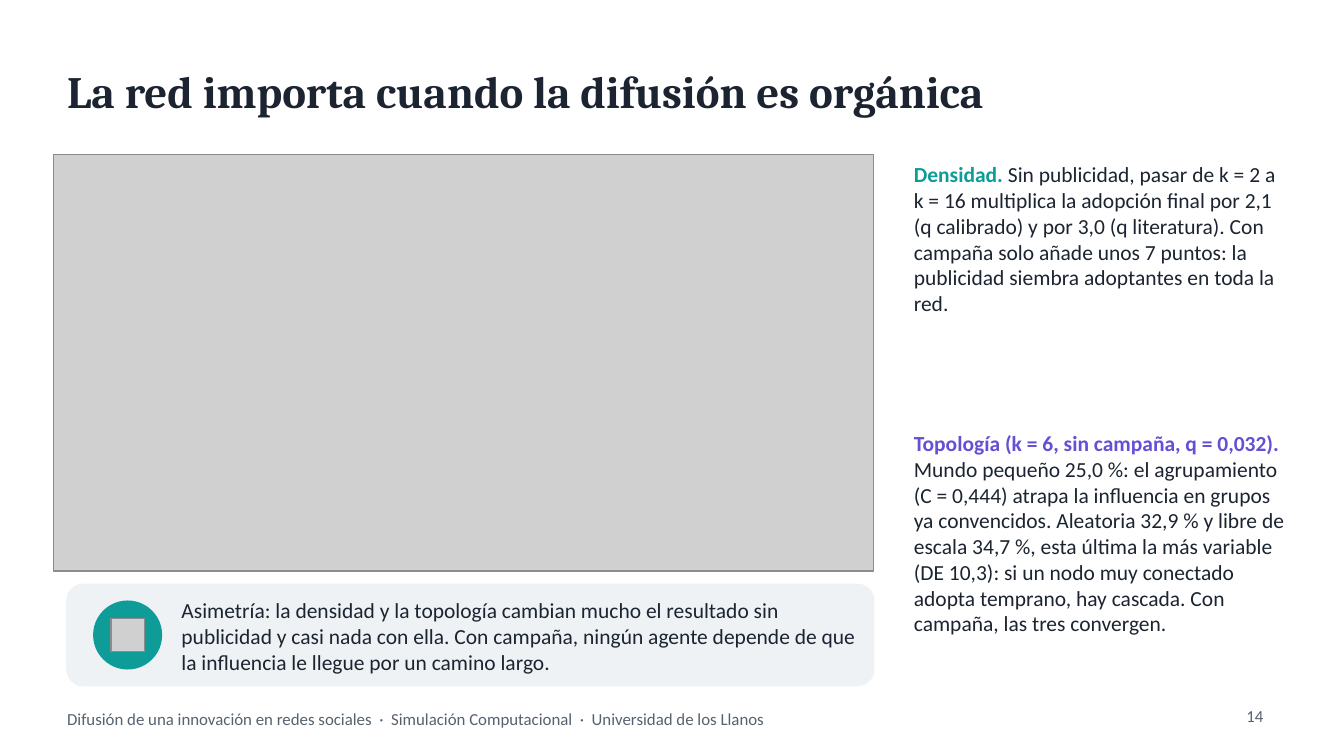
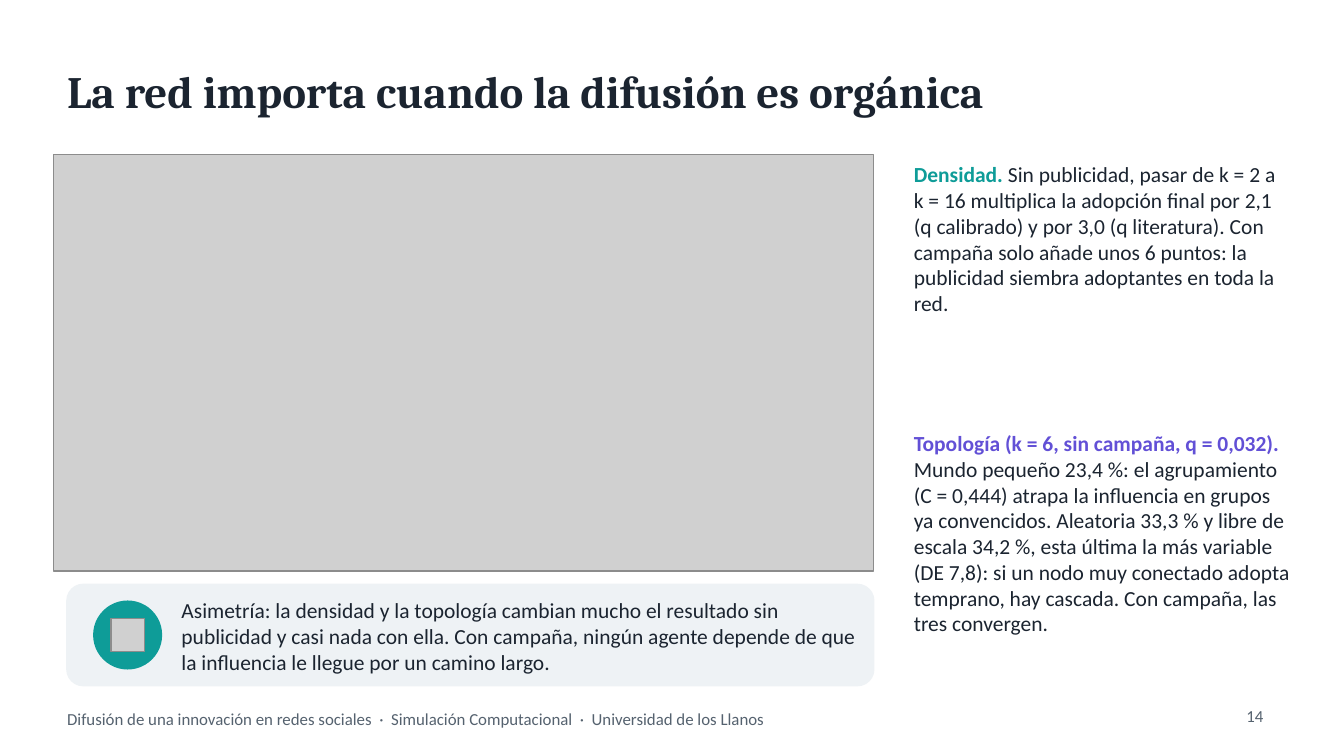
Before and after one commit to Duv4nF/Proyecto-Simulacion, a slide deck: slide 14 of Proyecto Simulación/presentacion/presentacion.pptx. Drawn at 1344x756 pixels with LibreOffice and Linux fonts; fonts in the diff are those of the drawing; grey boxes stand for pictures. Boxes give left, top, right and bottom in pixels: in the first picture for what was removed or moved away, otherwise in the second. Text is boxed around its words. In the diff, an @@ line names an element or a change of style, - is before the commit and + after.

```diff
--- a/Proyecto Simulación/presentacion/presentacion.pptx
+++ b/Proyecto Simulación/presentacion/presentacion.pptx
@@ text at box(914, 167, 1275, 311): text changed @@
-Densidad. Sin publicidad, pasar de k = 2 a k = 16 multiplica la adopción final por 2,1 (q calibrado) y por 3,0 (q literatura). Con campaña solo añade unos 7 puntos: la publicidad siembra adoptantes en toda la red.
+Densidad. Sin publicidad, pasar de k = 2 a k = 16 multiplica la adopción final por 2,1 (q calibrado) y por 3,0 (q literatura). Con campaña solo añade unos 6 puntos: la publicidad siembra adoptantes en toda la red.
@@ text at box(914, 435, 1289, 635): text changed @@
-Topología (k = 6, sin campaña, q = 0,032). Mundo pequeño 25,0 %: el agrupamiento (C = 0,444) atrapa la influencia en grupos ya convencidos. Aleatoria 32,9 % y libre de escala 34,7 %, esta última la más variable (DE 10,3): si un nodo muy conectado adopta temprano, hay cascada. Con campaña, las tres convergen.
+Topología (k = 6, sin campaña, q = 0,032). Mundo pequeño 23,4 %: el agrupamiento (C = 0,444) atrapa la influencia en grupos ya convencidos. Aleatoria 33,3 % y libre de escala 34,2 %, esta última la más variable (DE 7,8): si un nodo muy conectado adopta temprano, hay cascada. Con campaña, las tres convergen.
```
Also in this commit, not shown: 5 other slides changed, 49 other files.
